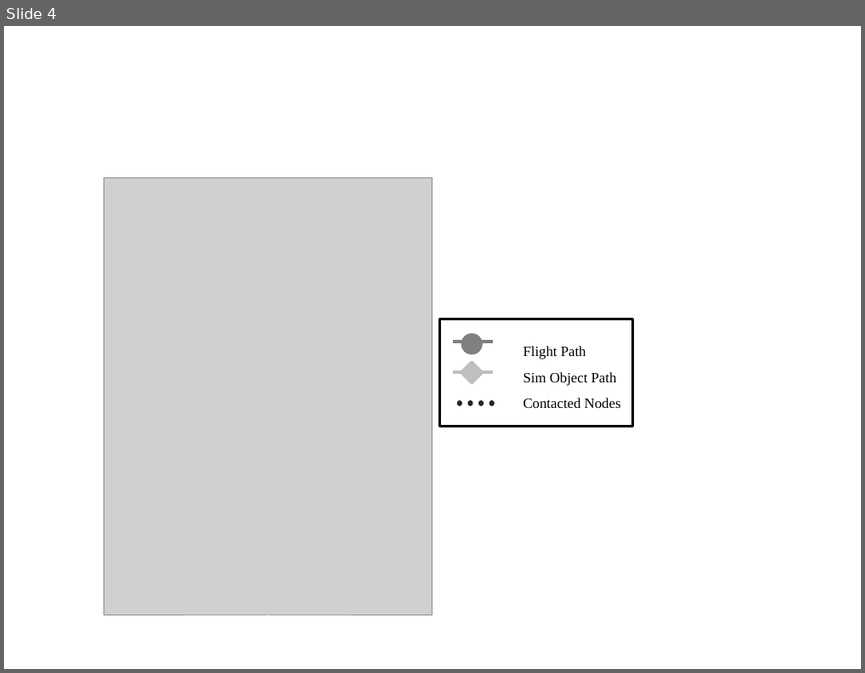
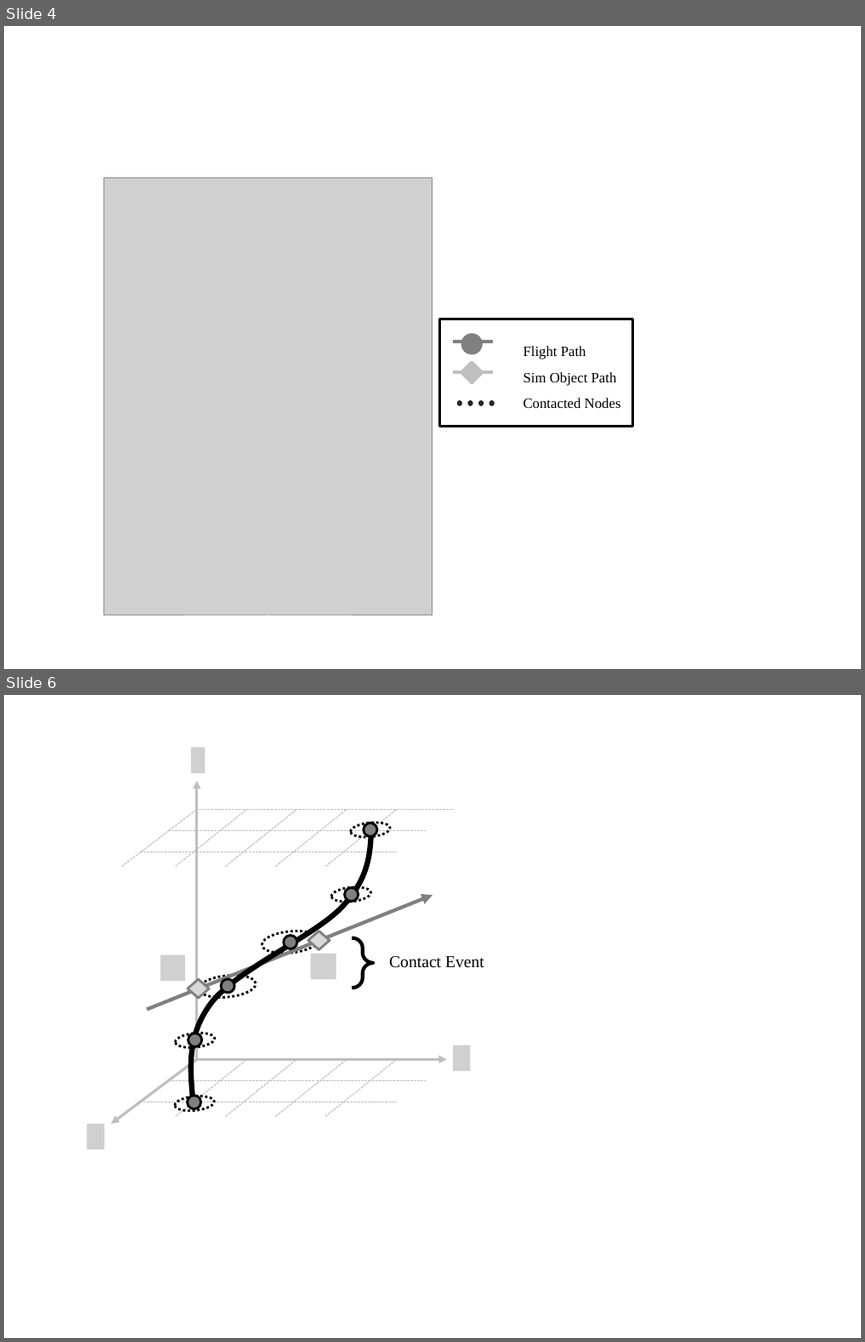
Before and after one commit to Leonardo767/aiaa2019-publication, a slide deck: docs/paper/figs/Diagrams.pptx. Shown one above the other, each under a label of ours: slide 4 before the commit, slides 4 and 6 after it; the slides between them are not shown. The pictures are 865x673 and 865x1342 pixels, drawn with LibreOffice and Linux fonts; fonts in the diff are those of the drawing; grey boxes stand for pictures. Boxes give left, top, right and bottom in pixels: in the first picture for what was removed or moved away, otherwise in the second. Text is boxed around its words. In the diff, an @@ line names an element or a change of style, - is before the commit and + after.

```diff
--- a/docs/paper/figs/Diagrams.pptx
+++ b/docs/paper/figs/Diagrams.pptx
@@ slide 6 added at (4,695,861,1338), background #FFFFFF @@
@@ picture added at (191,747,205,773) @@
@@ arrow added from (197, 1059) to (197, 781), #BFBFBF 2.25 pt @@
@@ group added at (122,809,454,867): 8 lines @@
@@ ellipse added at (350,821,390,839), outline #000000 2 pt dashed @@
@@ freeform shape added at (191,831,370,1102), outline #000000 4.5 pt @@
@@ ellipse added at (363,823,376,836), fill #808080, outline #000000 2 pt @@
@@ arrow added from (147, 1009) to (432, 895), #808080 3 pt @@
@@ ellipse added at (330,885,371,902), outline #000000 2 pt dashed @@
@@ ellipse added at (344,888,358,902), fill #808080, outline #000000 2 pt @@
@@ ellipse added at (261,929,320,956), outline #000000 2 pt dashed @@
@@ ellipse added at (284,935,297,948), fill #808080, outline #000000 2 pt @@
@@ diamond added at (308,930,330,949), fill #D9D9D9, outline #808080 2 pt @@
@@ right brace added at (352,937,373,987), outline #000000 3 pt @@
@@ picture added at (160,954,186,981) @@
@@ ellipse added at (198,972,256,999), outline #000000 2 pt dashed @@
@@ picture added at (311,953,336,980) @@
@@ text added at (389,956,484,968), 14 pt, text #000000 @@
+Contact Event
@@ diamond added at (188,980,209,998), fill #D9D9D9, outline #808080 2 pt @@
@@ ellipse added at (221,979,234,993), fill #808080, outline #000000 2 pt @@
@@ ellipse added at (175,1032,216,1049), outline #000000 2 pt dashed @@
@@ ellipse added at (188,1032,202,1046), fill #808080, outline #000000 2 pt @@
@@ picture added at (453,1044,470,1071) @@
@@ arrow added from (197, 1059) to (111, 1123), #BFBFBF 2.25 pt @@
@@ arrow added from (197, 1059) to (447, 1059), #BFBFBF 2.25 pt @@
@@ group added at (139,1059,426,1117): 6 lines @@
@@ ellipse added at (174,1094,215,1111), outline #000000 2 pt dashed @@
@@ ellipse added at (188,1095,201,1109), fill #808080, outline #000000 2 pt @@
@@ picture added at (87,1123,104,1149) @@
```
Also in this commit, not shown: 2 other slides added, 3 other files.
